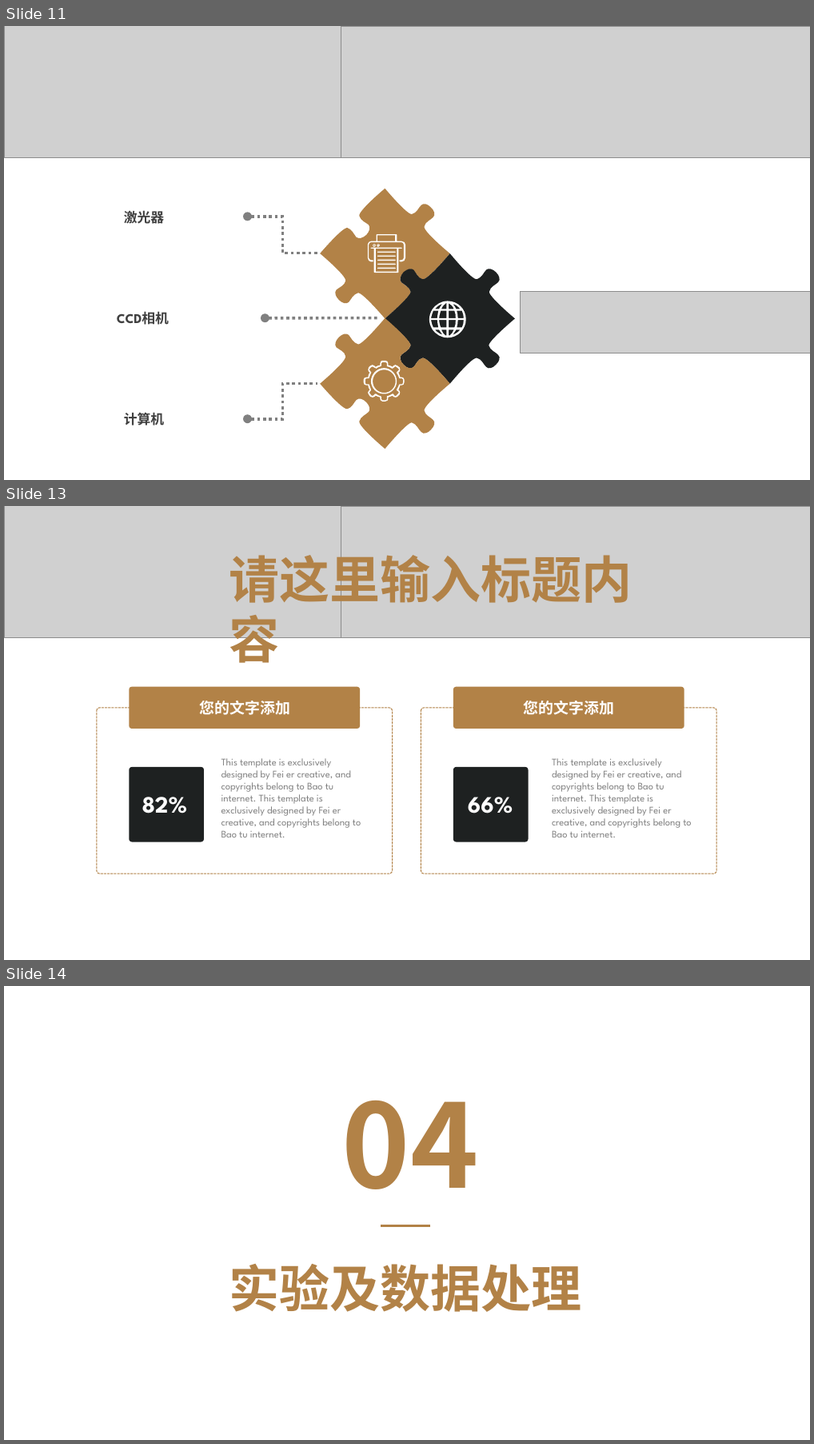
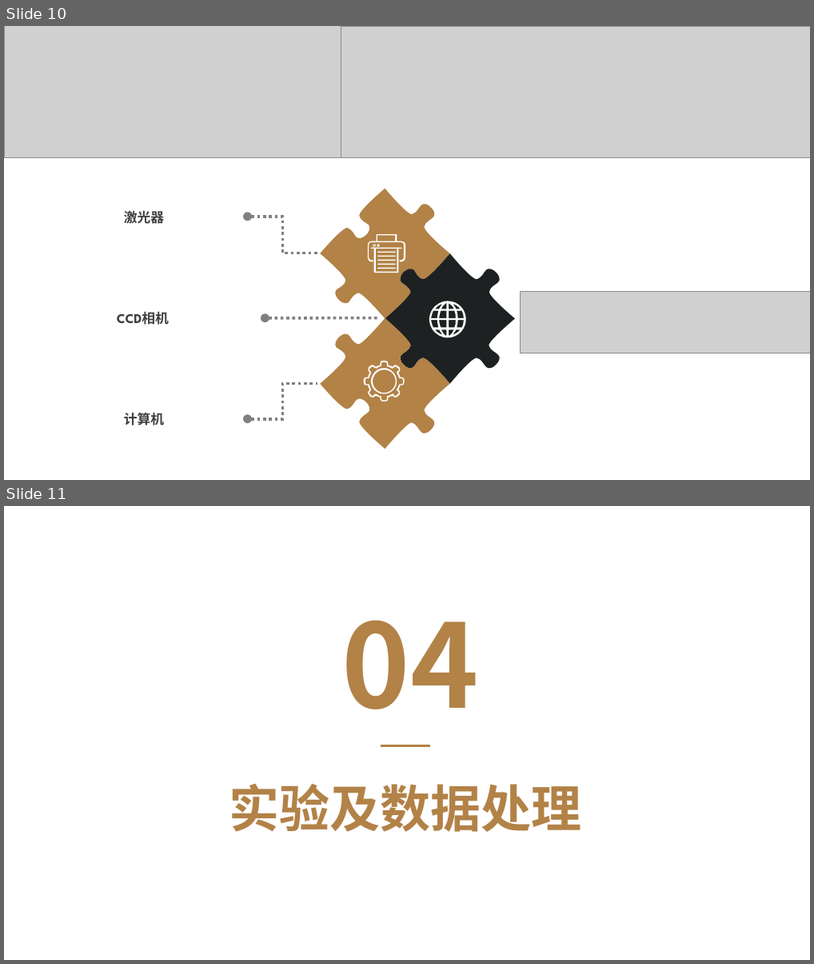
Before and after one commit to CollaalloC/Documents, a slide deck: 光电检测/光电检测.pptx. Shown one above the other, each under a label of ours: slides 11, 13 and 14 before the commit, slides 10 and 11 after it; the slides between them are not shown. The pictures are 814x1444 and 814x964 pixels, drawn with LibreOffice and Linux fonts; fonts in the diff are those of the drawing; grey boxes stand for pictures; background and template pictures are left out. Boxes give left, top, right and bottom in pixels: in the first picture for what was removed or moved away, otherwise in the second. Text is boxed around its words. In the diff, an @@ line names an element or a change of style, - is before the commit and + after.

```diff
--- a/光电检测/光电检测.pptx
+++ b/光电检测/光电检测.pptx
@@ slide 13 removed at (4,506,810,960), background #FFFFFF @@
@@ picture removed at (4,506,342,637) @@
@@ picture removed at (342,506,810,638) @@
@@ text removed at (230,547,633,671) @@
-请这里输入标题内容
@@ rounded rectangle removed at (130,687,360,728) @@
@@ rounded rectangle removed at (454,687,685,728) @@
@@ rounded rectangle removed at (97,708,392,873) @@
@@ text removed at (200,700,290,715) @@
-您的文字添加
@@ rounded rectangle removed at (422,708,718,873) @@
@@ text removed at (524,700,614,715) @@
-您的文字添加
@@ rounded rectangle removed at (130,767,204,842) @@
@@ text removed at (222,758,361,837) @@
-This template is exclusively designed by Fei er creative, and copyrights belong to Bao tu internet. This template is exclusively designed by Fei er creative, and copyrights belong to Bao tu internet.
@@ rounded rectangle removed at (454,767,529,842) @@
@@ text removed at (552,758,691,837) @@
-This template is exclusively designed by Fei er creative, and copyrights belong to Bao tu internet. This template is exclusively designed by Fei er creative, and copyrights belong to Bao tu internet.
@@ text removed at (142,796,187,813) @@
-82%
@@ text removed at (468,796,513,813) @@
-66%
@@ what was slide 11 is now slide 10 @@
@@ what was slide 14 is now slide 11 @@
```
Also in this commit, not shown: 2 other slides removed.
